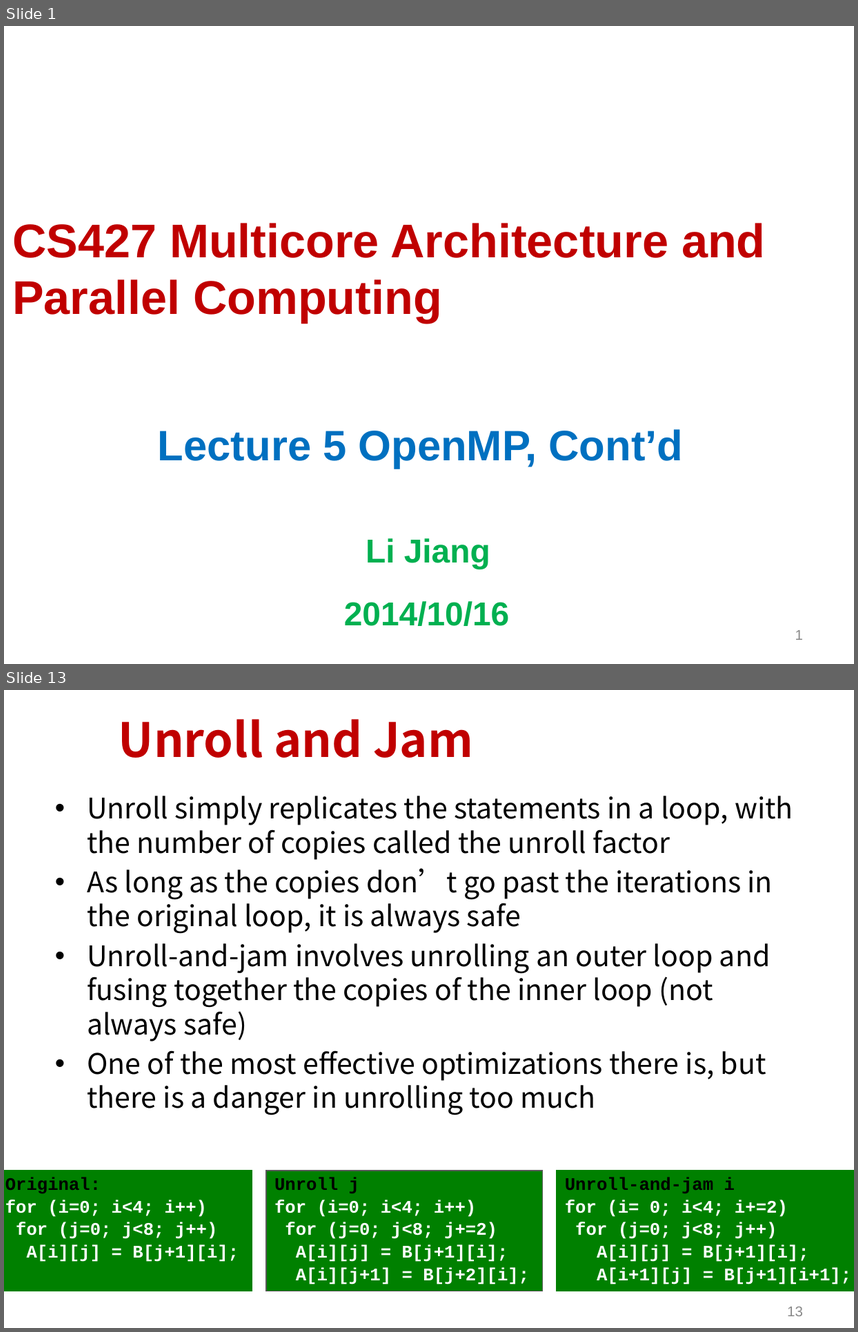
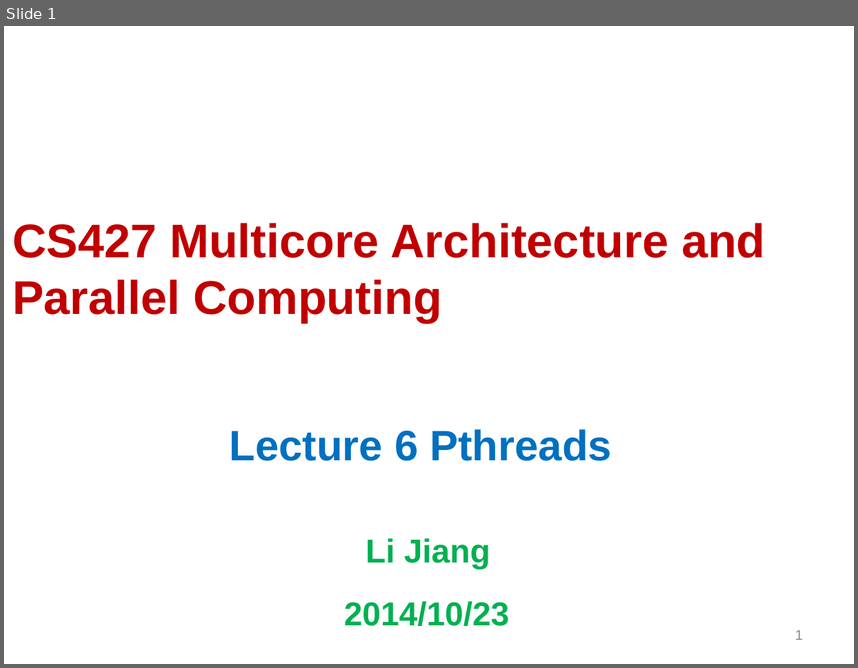
Before and after one commit to Tevic/CS427, a slide deck: files/Lecture05.pptx. Shown one above the other, each under a label of ours: slides 1 and 13 before the commit, slide 1 after it; the slides between them are not shown. The pictures are 858x1332 and 858x668 pixels, drawn with LibreOffice and Linux fonts; fonts in the diff are those of the drawing; background and template pictures are left out. Boxes give left, top, right and bottom in pixels: in the first picture for what was removed or moved away, otherwise in the second. Text is boxed around its words. In the diff, an @@ line names an element or a change of style, - is before the commit and + after.

```diff
--- a/files/Lecture05.pptx
+++ b/files/Lecture05.pptx
@@ slide 13 removed at (4,690,854,1328), background #FFFFFF @@
@@ title removed at (119,719,473,758) @@
-Unroll and Jam
@@ text removed at (87,796,793,1115) @@
-• Unroll simply replicates the statements in a loop, with the number of copies called the unroll factor
-• As long as the copies don’t go past the iterations in the original loop, it is always safe
-• Unroll-and-jam involves unrolling an outer loop and fusing together the copies of the inner loop (not always safe)
-• One of the most effective optimizations there is, but there is a danger in unrolling too much
@@ rectangle removed at (4,1170,252,1291) @@
-Original:
-for (i=0; i<4; i++)
-for (j=0; j<8; j++)
-A[i][j] = B[j+1][i];
@@ rectangle removed at (266,1170,542,1291) @@
-Unroll j
-for (i=0; i<4; i++)
-for (j=0; j<8; j+=2)
-  A[i][j] = B[j+1][i];
-  A[i][j+1] = B[j+2][i];
@@ rectangle removed at (557,1170,854,1291) @@
-Unroll-and-jam i
-for (i= 0; i<4; i+=2)
-  for (j=0; j<8; j++)
-  A[i][j] = B[j+1][i];
-  A[i+1][j] = B[j+1][i+1];
@@ page number removed at (787,1306,803,1316) @@
-13
@@ slide 1 changed as well @@
@@ subtitle at (230,429,611,461): text changed @@
-Lecture 5 OpenMP, Cont’d
+Lecture 6 Pthreads
@@ subtitle at (344,601,510,626): text changed @@
-2014/10/16
+2014/10/23
```
Also in this commit, not shown: 1 other slide changed, 49 slides added, 42 other slides removed, 15 other files.
